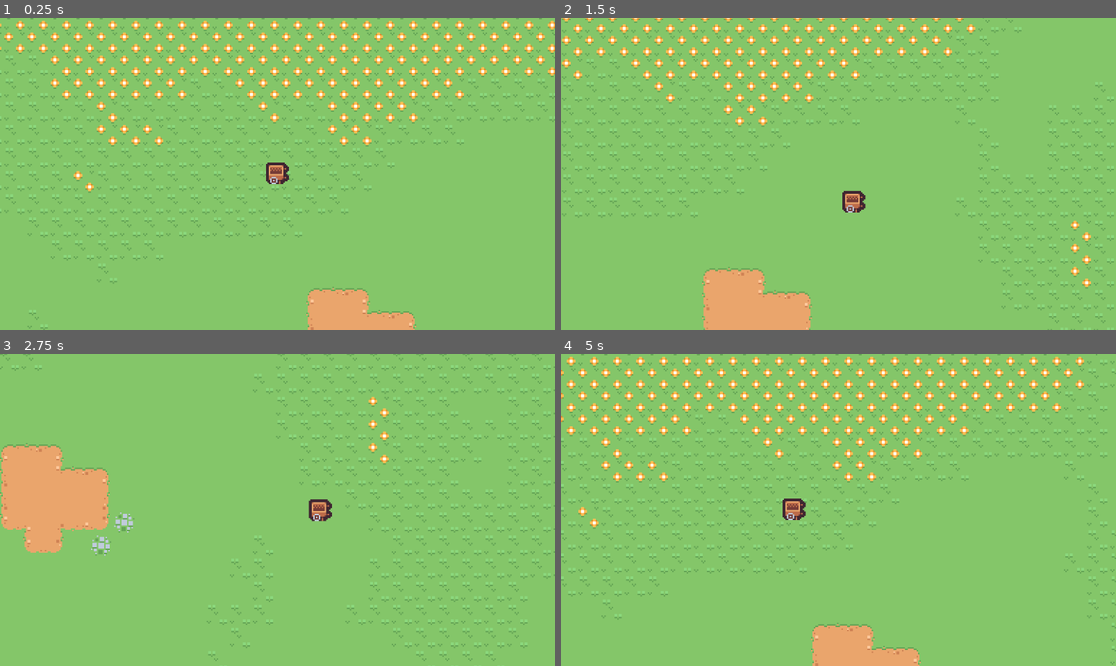
Above: before the commit, frames 1-4 (two rows, left to right).
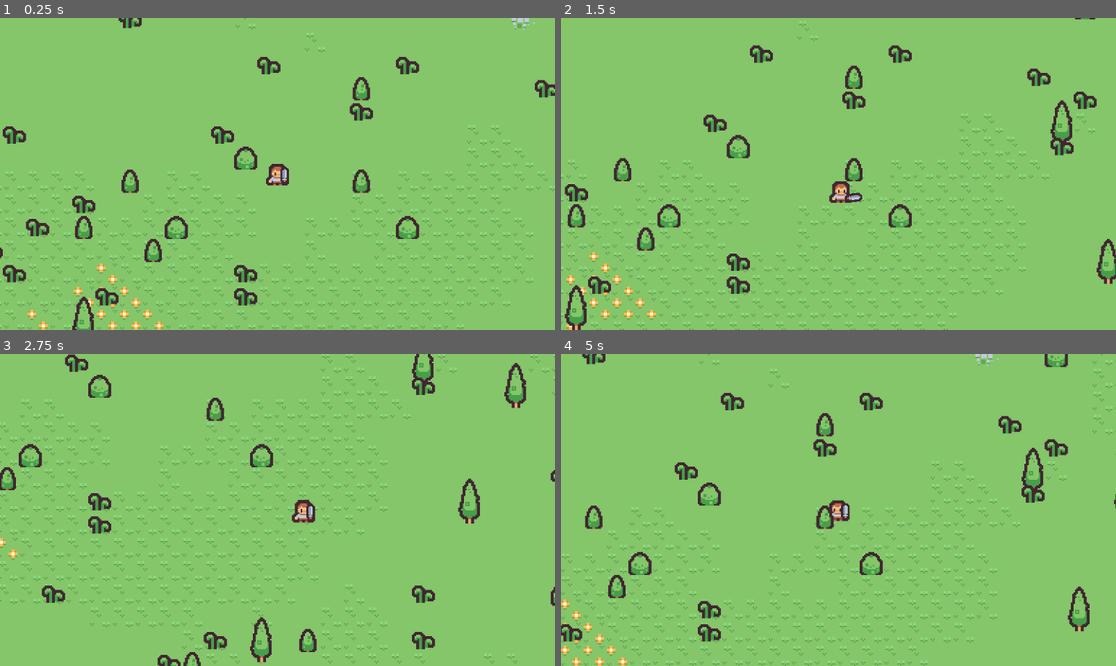
Above: after the commit, the same moments.

Repository: mastercuber55/ProceduralTerrainGeneration2D
Game: Godot game, scene res://Scenes/SceneGame.tscn
Same seed, same stepped clock (60 frames per second), same inputs: the game is played once before the commit and once after it.
Inputs (mouse positions are in pixels of both pictures, inside the frame that each line leads up to):
- Up to frame 1 (0.25 s): no input
- Up to frame 2 (1.5 s): tap Enter at 0.5 s; move the mouse to (960, 158) at 0.52 s; hold D (MoveRight) 0.53-1.28 s; click (960, 158) at 0.6 s; move the mouse to (727, 189) at 1.27 s; hold S (MoveDown) from 1.28 s (still down); click (727, 189) at 1.35 s
- Up to frame 3 (2.75 s): move the mouse to (333, 441) at 2.02 s; release S (MoveDown) at 2.03 s; hold D (MoveRight) from 2.03 s (still down); click (333, 441) at 2.1 s
- Up to frame 4 (5 s): move the mouse to (810, 572) at 2.77 s; release D (MoveRight) at 2.78 s; hold W (MoveUp) 2.78-3.53 s; click (810, 572) at 2.85 s; move the mouse to (1005, 556) at 3.52 s; hold A (MoveLeft) from 3.53 s (still down); click (1005, 556) at 3.6 s; move the mouse to (672, 463) at 4.27 s; click (672, 463) at 4.35 s

The runs differ from the first frame. In frame 1, 15% of the frame differs, in the area x 0-100%, y 0-100%; in frame 2, 14%; in frame 3, 12%; in frame 4, 15%.

Commit message:
Added plants and gave player a weapon cz why not

Diff:
--- /dev/null
+++ b/Scenes/Player.tscn
@@ -0,0 +1,98 @@
+[gd_scene load_steps=7 format=3 uid="uid://un0y14wnyj4r"]
+
+[ext_resource type="Script" uid="uid://c72vtb2eum4ck" path="res://Scripts/Player.gd" id="1_kyqiw"]
+[ext_resource type="Texture2D" uid="uid://dlu03i2ad1pmp" path="res://Assets/dungeon.png" id="2_gntrk"]
+
+[sub_resource type="RectangleShape2D" id="RectangleShape2D_j8om2"]
+size = Vector2(8, 13)
+
+[sub_resource type="Animation" id="Animation_kyqiw"]
+resource_name = "Swing"
+length = 0.25
+tracks/0/type = "value"
+tracks/0/imported = false
+tracks/0/enabled = true
+tracks/0/path = NodePath(".:rotation")
+tracks/0/interp = 1
+tracks/0/loop_wrap = true
+tracks/0/keys = {
+"times": PackedFloat32Array(0, 0.125, 0.25),
+"transitions": PackedFloat32Array(1, 1, 1),
+"update": 0,
+"values": [0.0, 1.5707963267948966, 0.0]
+}
+tracks/1/type = "value"
+tracks/1/imported = false
+tracks/1/enabled = true
+tracks/1/path = NodePath(".:position")
+tracks/1/interp = 1
+tracks/1/loop_wrap = true
+tracks/1/keys = {
+"times": PackedFloat32Array(0, 0.125, 0.25),
+"transitions": PackedFloat32Array(1, 1, 1),
+"update": 0,
+"values": [Vector2(5, 8), Vector2(2, 5), Vector2(5, 8)]
+}
+
+[sub_resource type="Animation" id="Animation_gntrk"]
+length = 0.001
+tracks/0/type = "value"
+tracks/0/imported = false
+tracks/0/enabled = true
+tracks/0/path = NodePath(".:rotation")
+tracks/0/interp = 1
+tracks/0/loop_wrap = true
+tracks/0/keys = {
+"times": PackedFloat32Array(0),
+"transitions": PackedFloat32Array(1),
+"update": 0,
+"values": [0.0]
+}
+tracks/1/type = "value"
+tracks/1/imported = false
+tracks/1/enabled = true
+tracks/1/path = NodePath(".:position")
+tracks/1/interp = 1
+tracks/1/loop_wrap = true
+tracks/1/keys = {
+"times": PackedFloat32Array(0),
+"transitions": PackedFloat32Array(1),
+"update": 0,
+"values": [Vector2(5, 8)]
+}
+
+[sub_resource type="AnimationLibrary" id="AnimationLibrary_dewec"]
+_data = {
+&"RESET": SubResource("Animation_gntrk"),
+&"Swing": SubResource("Animation_kyqiw")
+}
+
+[node name="Player" type="CharacterBody2D"]
+script = ExtResource("1_kyqiw")
+
+[node name="PlayerSprite" type="Sprite2D" parent="."]
+texture = ExtResource("2_gntrk")
+region_enabled = true
+region_rect = Rect2(16, 112, 16, 16)
+
+[node name="CollisionShape2D" type="CollisionShape2D" parent="."]
+position = Vector2(0, 1.5)
+shape = SubResource("RectangleShape2D_j8om2")
+
+[node name="Camera2D" type="Camera2D" parent="."]
+zoom = Vector2(3, 3)
+limit_enabled = false
+position_smoothing_enabled = true
+
+[node name="Weapon" type="Sprite2D" parent="."]
+position = Vector2(5, 8)
+scale = Vector2(0.75, 0.75)
+texture = ExtResource("2_gntrk")
+offset = Vector2(0, -9)
+region_enabled = true
+region_rect = Rect2(160, 128, 16, 16)
+
+[node name="AnimationPlayer" type="AnimationPlayer" parent="Weapon"]
+libraries = {
+&"": SubResource("AnimationLibrary_dewec")
+}
--- a/Scenes/SceneGame.tscn
+++ b/Scenes/SceneGame.tscn
@@ -1,42 +1,31 @@
-[gd_scene load_steps=6 format=3 uid="uid://d04vt4lda1j6j"]
+[gd_scene load_steps=5 format=3 uid="uid://d04vt4lda1j6j"]
 
-[ext_resource type="Texture2D" uid="uid://boru3jx6cbk17" path="res://Assets/tilemap.png" id="1_1pxmn"]
 [ext_resource type="Script" uid="uid://cb0xjcarrfeob" path="res://Scripts/ProceduralTerrainGenerator.gd" id="1_8x5y6"]
-[ext_resource type="TileSet" uid="uid://d2xakbd0v5gfj" path="res://Scenes/Kenney.tres" id="1_j8om2"]
-[ext_resource type="Script" uid="uid://c72vtb2eum4ck" path="res://Scripts/Player.gd" id="3_2j7f6"]
-
-[sub_resource type="RectangleShape2D" id="RectangleShape2D_j8om2"]
-size = Vector2(16, 16.5)
+[ext_resource type="TileSet" uid="uid://d2xakbd0v5gfj" path="res://Scenes/overworld.tres" id="1_j8om2"]
+[ext_resource type="Resource" uid="uid://d05ekblp1yedv" path="res://Scripts/GenerationRules.tres" id="3_8mxl6"]
+[ext_resource type="PackedScene" uid="uid://un0y14wnyj4r" path="res://Scenes/Player.tscn" id="4_j8om2"]
 
 [node name="SceneGame" type="Node2D"]
 
 [node name="Parallax2D" type="Parallax2D" parent="."]
+scroll_offset = Vector2(-2050, -37632)
 repeat_size = Vector2(16, 16)
-repeat_times = 32
+repeat_times = 23
 
 [node name="Fallback" type="TileMapLayer" parent="Parallax2D"]
 tile_map_data = PackedByteArray(0, 0, 35, 0, 20, 0, 0, 0, 7, 0, 3, 0, 0, 0)
 tile_set = ExtResource("1_j8om2")
 
-[node name="TileMapLayer" type="TileMapLayer" parent="."]
+[node name="Terrain" type="Node2D" parent="."]
+script = ExtResource("1_8x5y6")
+config = ExtResource("3_8mxl6")
+
+[node name="Ground" type="TileMapLayer" parent="."]
 tile_set = ExtResource("1_j8om2")
-script = ExtResource("1_8x5y6")
 
-[node name="Player" type="CharacterBody2D" parent="."]
+[node name="Player" parent="." instance=ExtResource("4_j8om2")]
+unique_name_in_owner = true
 position = Vector2(574, 323)
-script = ExtResource("3_2j7f6")
-metadata/_edit_group_ = true
 
-[node name="Sprite2D" type="Sprite2D" parent="Player"]
-texture = ExtResource("1_1pxmn")
-region_enabled = true
-region_rect = Rect2(144, 64, 16, 16)
-
-[node name="CollisionShape2D" type="CollisionShape2D" parent="Player"]
-position = Vector2(0, -0.25)
-shape = SubResource("RectangleShape2D_j8om2")
-
-[node name="Camera2D" type="Camera2D" parent="Player"]
-zoom = Vector2(3, 3)
-limit_enabled = false
-position_smoothing_enabled = true
+[node name="Plants" type="TileMapLayer" parent="."]
+tile_set = ExtResource("1_j8om2")
--- a/Scenes/Kenney.tres
+++ b/Scenes/overworld.tres
@@ -1,6 +1,6 @@
 [gd_resource type="TileSet" load_steps=3 format=3 uid="uid://d2xakbd0v5gfj"]
 
-[ext_resource type="Texture2D" uid="uid://boru3jx6cbk17" path="res://Assets/tilemap.png" id="1_3usao"]
+[ext_resource type="Texture2D" uid="uid://boru3jx6cbk17" path="res://Assets/overworld.png" id="1_3usao"]
 
 [sub_resource type="TileSetAtlasSource" id="TileSetAtlasSource_2j7f6"]
 texture = ExtResource("1_3usao")
@@ -10,9 +10,8 @@
 1:0/0/custom_data_0 = &"Grassy Grass"
 2:0/0 = 0
 2:0/0/custom_data_0 = &"Flowery Grass"
-3:0/0 = 0
-4:0/0 = 0
 5:0/0 = 0
+5:0/0/physics_layer_0/polygon_0/points = PackedVector2Array(6, -1, -6, -1, -6, 8, 6, 8)
 6:0/0 = 0
 7:0/0 = 0
 8:0/0 = 0
@@ -39,9 +38,8 @@
 2:1/0/terrains_peering_bit/bottom_side = 0
 2:1/0/terrains_peering_bit/bottom_left_corner = 0
 2:1/0/terrains_peering_bit/left_side = 0
-3:1/0 = 0
-4:1/0 = 0
 5:1/0 = 0
+5:1/0/physics_layer_0/polygon_0/points = PackedVector2Array(7, 5, -5, 5, -5, 6, 7, 6)
 6:1/0 = 0
 7:1/0 = 0
 8:1/0 = 0
@@ -77,8 +75,11 @@
 2:2/0/terrains_peering_bit/top_left_corner = 0
 2:2/0/terrains_peering_bit/top_side = 0
 3:2/0 = 0
+3:2/0/physics_layer_0/polygon_0/points = PackedVector2Array(-5, -1, 5, -1, 5, 8, -5, 8)
 4:2/0 = 0
+4:2/0/physics_layer_0/polygon_0/points = PackedVector2Array(-5, -1, 5, -1, 5, 8, -5, 8)
 5:2/0 = 0
+5:2/0/physics_layer_0/polygon_0/points = PackedVector2Array(7, 5, -5, 5, -5, 6, 7, 6)
 6:2/0 = 0
 7:2/0 = 0
 8:2/0 = 0
@@ -238,8 +239,15 @@
 9:10/0 = 0
 10:10/0 = 0
 11:10/0 = 0
+4:0/size_in_atlas = Vector2i(1, 2)
+4:0/0 = 0
+4:0/0/physics_layer_0/polygon_0/points = PackedVector2Array(-5, -5, 5, -5, 5, 15, -5, 15)
+3:0/size_in_atlas = Vector2i(1, 2)
+3:0/0 = 0
+3:0/0/physics_layer_0/polygon_0/points = PackedVector2Array(-5, -5, 5, -5, 5, 15, -5, 15)
 
 [resource]
+physics_layer_0/collision_layer = 1
 terrain_set_0/mode = 0
 terrain_set_0/terrain_0/name = "Dirt"
 terrain_set_0/terrain_0/color = Color(0.5, 0.34375, 0.25, 1)
--- /dev/null
+++ b/Scripts/GenerationConfiguration.gd
@@ -0,0 +1,28 @@
+extends Resource
+class_name GenerationRules
+
+@export_group("Chunk Settings")
+@export var chunk_size: int = 8
+@export var tile_size: int = 16
+@export var render_distance: int = 3
+
+@export_group("Noise Settings")
+@export var frequency: float = 0.05
+@export var noise_type: FastNoiseLite.NoiseType = FastNoiseLite.TYPE_PERLIN
+
+@export_group("Terrain and Foliage")
+
+@export var terrain_levels: Array[Dictionary] = [
+	{ "max": -0.4, "tile": "Dirt", "terrainID": 0 },
+	{ "max": 0.0,  "tile": "Plain Grass" },
+	{ "max": 0.2,  "tile": "Grassy Grass" },
+	{ "max": 1.0,  "tile": "Flowery Grass" }
+]
+
+@export var plant_chances: Array[Dictionary] = [
+	{ "chance": 0.002, "tile": Vector2i(5, 2) },
+	{ "chance": 0.010, "tile": Vector2i(4, 0) },
+	{ "chance": 0.020, "tile": Vector2i(4, 2) },
+	{ "chance": 0.030, "tile": Vector2i(5, 0) },
+	{ "chance": 0.070, "tile": Vector2i(5, 1) }
+]
--- /dev/null
+++ b/Scripts/GenerationRules.tres
@@ -0,0 +1,6 @@
+[gd_resource type="Resource" script_class="GenerationRules" load_steps=2 format=3 uid="uid://d05ekblp1yedv"]
+
+[ext_resource type="Script" uid="uid://cx61sbibhlj6j" path="res://Scripts/GenerationConfiguration.gd" id="1_1wlg3"]
+
+[resource]
+script = ExtResource("1_1wlg3")
--- a/Scripts/Player.gd
+++ b/Scripts/Player.gd
@@ -1,10 +1,26 @@
 extends CharacterBody2D
 
-const SPEED = 10000.0
+const SPEED := 100.0
 
+@onready var sprite := $PlayerSprite
+@onready var weapon := $Weapon
 
-func _physics_process(delta: float) -> void:
+func _physics_process(_delta: float) -> void:
 
-	velocity = Input.get_vector("MoveLeft", "MoveRight", "MoveUp", "MoveDown") * delta * SPEED
+	velocity = Input.get_vector("MoveLeft", "MoveRight", "MoveUp", "MoveDown") * SPEED
+
+	if velocity.x < 0:
+		sprite.flip_h = true
+	elif velocity.x > 0:
+		sprite.flip_h = false
+
+	if velocity.length() > 0:
+		var time = Time.get_ticks_msec() / 100
+		sprite.scale.y  = 1 + sin(time) / 10
+	else:
+		sprite.scale = Vector2.ONE
+
+	if Input.is_action_just_pressed("Attack"):
+		$Weapon/AnimationPlayer.play("Swing")
 
 	move_and_slide()
--- a/Scripts/ProceduralTerrainGenerator.gd
+++ b/Scripts/ProceduralTerrainGenerator.gd
@@ -1,19 +1,13 @@
-extends TileMapLayer
+extends Node2D
 
-const CHUNK_SIZE := 8
-const TILE_SIZE := 16
-const RENDER_DISTANCE := 3 # Chunks
-
-const TERRAIN_LEVELS := [
-	{ "max": -0.4, "tile": "Dirt",  "terrainID": 0 },
-	{ "max": 0.0,  "tile": "Plain Grass",   },
-	{ "max": 0.2,  "tile": "Grassy Grass",  },
-	{ "max": 1.0,  "tile": "Flowery Grass", }
-]
+@export var config: GenerationRules
 
 var noise := FastNoiseLite.new()
 var lookupTable := {}
 var chunks = {}
+
+@onready var ground := $"../Ground"
+@onready var plants := $"../Plants"
 
 func _ready() -> void:
 
@@ -24,11 +18,11 @@
 	noise.frequency = 0.05
 
 func _process(_delta: float) -> void:
-	var playerPos = $"../Player".global_position
+	var playerPos = %Player.global_position
 
 	var chunkCoords = Vector2i(
-		floor(playerPos.x / (CHUNK_SIZE * TILE_SIZE)),
-		floor(playerPos.y / (CHUNK_SIZE * TILE_SIZE))
+		floor(playerPos.x / (config.chunk_size * config.tile_size)),
+		floor(playerPos.y / (config.chunk_size * config.tile_size))
 	)
 
 	for x in range(chunkCoords.x - 2, chunkCoords.x + 3):
@@ -39,19 +33,33 @@
 				chunks[targetChunk] = true # marking as Active -> true
 
 	for chunk in chunks.keys():
-		if 	abs(chunk.x - chunkCoords.x) > RENDER_DISTANCE or\
-			abs(chunk.y - chunkCoords.y) > RENDER_DISTANCE:
+		if 	abs(chunk.x - chunkCoords.x) > config.render_distance or\
+			abs(chunk.y - chunkCoords.y) > config.render_distance:
 				_remChunk(chunk)
 				chunks.erase(chunk)
 
+# TODO: make each plant be a dedicated scene with health and animation
+func _genPlant(n, pos):
+
+	var rng := RandomNumberGenerator.new()
+	rng.seed = hash(pos) + n
+	var roll := rng.randf()
+
+	for z in config.plant_chances:
+		if roll < z.chance:
+			plants.set_cell(pos, 0, z.tile)
+			return
+
 func _genChunk(chunk: Vector2i):
-	var start := chunk * CHUNK_SIZE
+	var start = chunk * config.chunk_size
 	var groupTiles : Dictionary = {}
 
-	for x in range(start.x, start.x + CHUNK_SIZE):
-		for y in range(start.y, start.y + CHUNK_SIZE):
+	for x in range(start.x, start.x + config.chunk_size):
+		for y in range(start.y, start.y + config.chunk_size):
 			var n = noise.get_noise_2d(x, y)
 			var data := _getTile(n)
+
+			_genPlant(n, Vector2i(x, y))
 
 			if data.has("terrainID"):
 				var terrainID = data["terrainID"]
@@ -60,38 +68,38 @@
 				groupTiles[terrainID].append(Vector2i(x, y))
 			else:
 				var lookupData = lookupTable[data.tile]
-				set_cell(Vector2i(x, y), lookupData.srcID, lookupData.coords)
+				ground.set_cell(Vector2i(x, y), lookupData.srcID, lookupData.coords)
 
 	if groupTiles.is_empty():
 		return
 
 	for group in groupTiles:
-		set_cells_terrain_connect(groupTiles[group], 0, group)
+		ground.set_cells_terrain_connect(groupTiles[group], 0, group)
 
 func _remChunk(chunk: Vector2i):
-	var start = chunk * CHUNK_SIZE
+	var start = chunk * config.chunk_size
 
-	for x in range(start.x, start.x + CHUNK_SIZE):
-		for y in range(start.y, start.y + CHUNK_SIZE):
-			set_cell(Vector2i(x, y), -1)
+	for x in range(start.x, start.x + config.chunk_size):
+		for y in range(start.y, start.y + config.chunk_size):
+			ground.set_cell(Vector2i(x, y), -1)
 
 func _getTile(n: float) -> Dictionary:
-	for level in TERRAIN_LEVELS:
+	for level in config.terrain_levels:
 		if n <= level.max:
 			return level
-	return TERRAIN_LEVELS[0]
+	return config.terrain_levels[0]
 
 func _buildTileLookUp():
 
-	var srcCount := tile_set.get_source_count()
+	var srcCount : int = ground.tile_set.get_source_count()
 
 	for iSrc in range(srcCount):
-		var srcID := tile_set.get_source_id(iSrc)
-		var src = tile_set.get_source(srcID)
+		var srcID = ground.tile_set.get_source_id(iSrc)
+		var src = ground.tile_set.get_source(srcID)
 
 		if src is TileSetAtlasSource:
 			for iTiles in range(src.get_tiles_count()):
-				var coords := src.get_tile_id(iTiles)
+				var coords = src.get_tile_id(iTiles)
 				var tileData = src.get_tile_data(coords, 0)
 
 				if tileData == null:
--- a/project.godot
+++ b/project.godot
@@ -10,7 +10,7 @@
 
 [application]
 
-config/name="New Game Project"
+config/name="Procedural Terrain Generation s2D"
 run/main_scene="uid://d04vt4lda1j6j"
 config/features=PackedStringArray("4.5", "GL Compatibility")
 config/icon="res://icon.svg"
@@ -37,6 +37,11 @@
 "events": [Object(InputEventKey,"resource_local_to_scene":false,"resource_name":"","device":-1,"window_id":0,"alt_press …(192 unchanged characters)…
 ]
 }
+Attack={
+"deadzone": 0.2,
+"events": [Object(InputEventMouseButton,"resource_local_to_scene":false,"resource_name":"","device":-1,"window_id":0,"alt_pressed":false,"shift_pressed":false,"ctrl_pressed":false,"meta_pressed":false,"button_mask":1,"position":Vector2(196, 7),"global_position":Vector2(203, 44),"factor":1.0,"button_index":1,"canceled":false,"pressed":true,"double_click":false,"script":null)
+]
+}
 
 [physics]
 
Binary file removed: Assets/Pixel Plains Free Pack/All free tiles.png
Not shown, removed: Assets/Pixel Plains Free Pack/All free tiles.png.import
Binary file removed: Assets/Pixel Plains Free Pack/New Basic Tiles Free.png
Binary file removed: Assets/Pixel Plains Free Pack/Trees and bushes.png
Binary file added: Assets/dungeon.png
Not shown, changed: Assets/dungeon.png.import
Renamed: Assets/tilemap.png -> Assets/overworld.png
Not shown, changed: Assets/overworld.png.import
Not shown, removed: Assets/tilemap.png.import
Not shown, added: Scripts/GenerationConfiguration.gd.uid
Not shown, changed: Web/index.html
Not shown, changed: Web/index.pck
